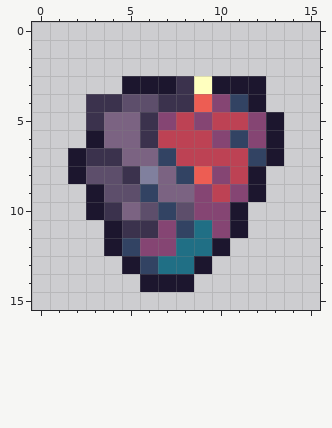
One commit to this pixel-art sprite: files/ui_gfx/items/starstone.png. This is how it looked before the edit.
The file is 16x16 pixels.
New version:
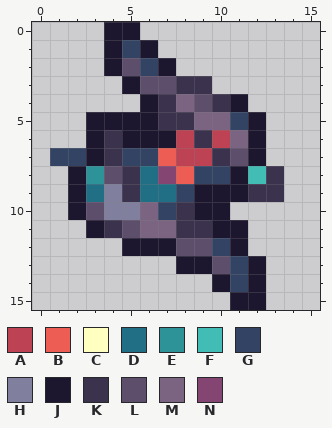
Palette (. is transparent): A #bd4254  B #ed5d53  C #ffffbf  D #206f85  E #2e9299  F #42bdb5  G #324363  H #80809e  J #1c162e  K #3b324d  L #5d4e6b  M #7b6382  N #854573
The edit:
Changed rows in their new state; - is an unchanged pixel.
first column x 1:
 0 ---JJ--------
 1 ---JGJ-------
 2 ---JLGJ------
 3 -----LL-K...-
 4 --...J-MLKJ.-
 5 --JJJJKKMMGJ.
 6 ---KJJJ-KAMJ.
 7 GGJ-GGB--KLJ.
 8 --E--DNBGGJFK
 9 -JDHKDDGJJJKK
10 -JLHHM-KJJ.--
11 --JKLMMKKJ---
12 ---.JJJLLGJ--
13 ----...J-LGJ-
14 -----...-JGJ-
15 ----------JJ-
Changed places in both pictures, as pixel boxes (x1, y1, x2, y2):
changed: (50, 22, 284, 310)
